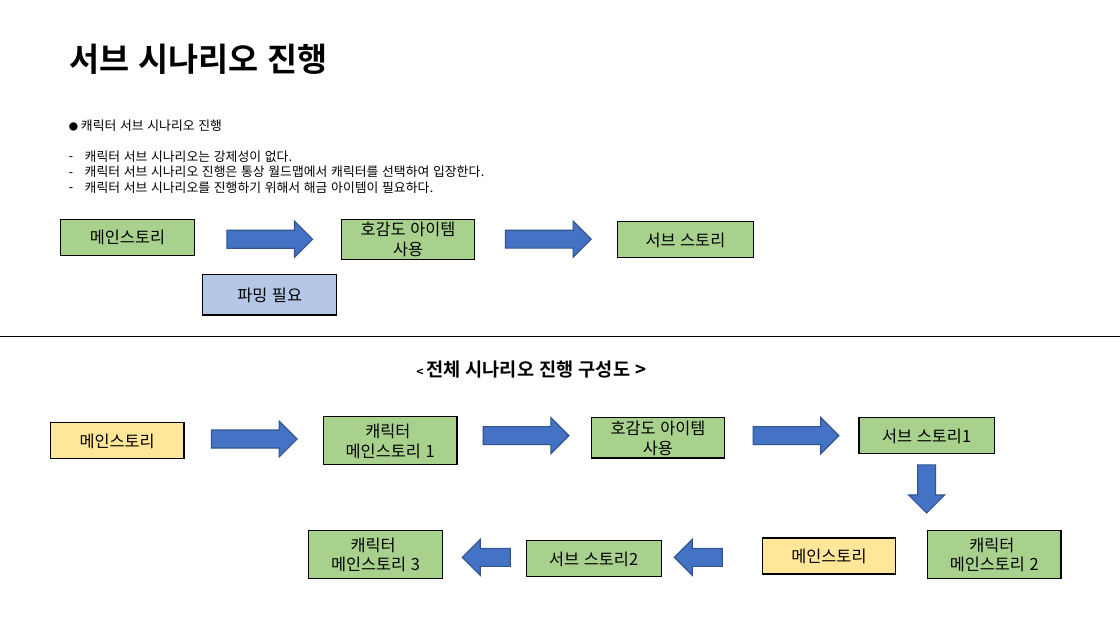
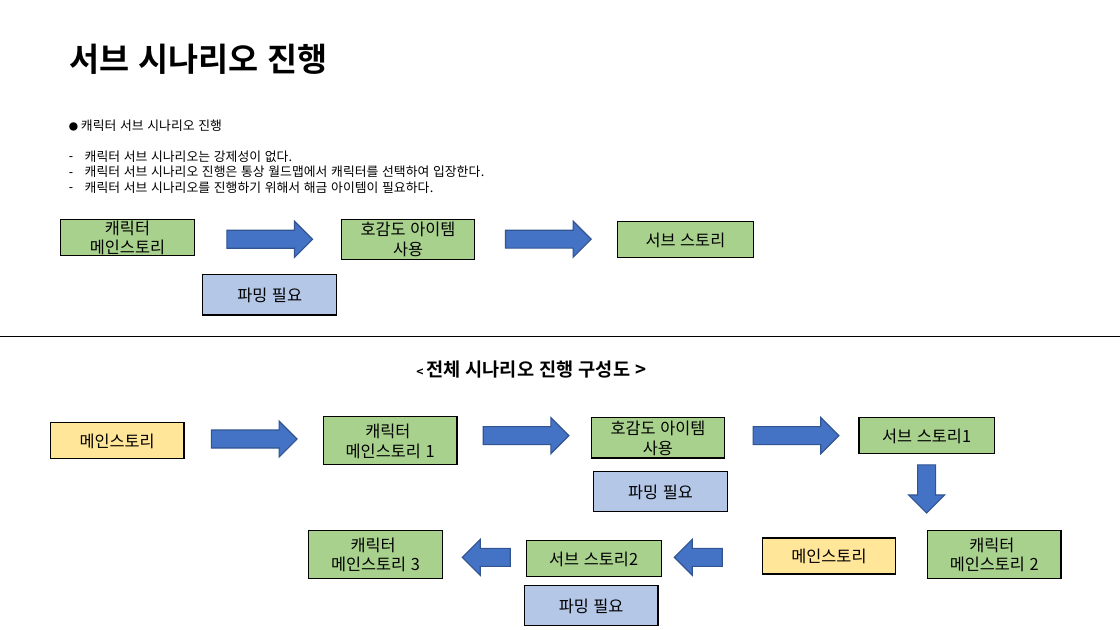
Before and after one commit to 223tt/Last-Night, a slide deck: slide 19 of UI/UI_시스템 기획서_V.1.1.7.pptx. Drawn at 1120x630 pixels with LibreOffice and Linux fonts; fonts in the diff are those of the drawing. Boxes give left, top, right and bottom in pixels: in the first picture for what was removed or moved away, otherwise in the second. Text is boxed around its words. In the diff, an @@ line names an element or a change of style, - is before the commit and + after.

```diff
--- a/UI/UI_시스템 기획서_V.1.1.7.pptx
+++ b/UI/UI_시스템 기획서_V.1.1.7.pptx
@@ text in rectangle at (x1=105, y1=217, x2=150, y2=236): paragraph added @@
+캐릭터
@@ rectangle added at (x1=594, y1=472, x2=728, y2=513), fill #B4C7E7, outline #000000 1 pt, 14 pt, text #000000 @@
+파밍 필요
@@ rectangle added at (x1=524, y1=586, x2=658, y2=626), fill #B4C7E7, outline #000000 1 pt, 14 pt, text #000000 @@
+파밍 필요
```
Also in this commit, not shown: 3 other slides changed, 1 slide added, 3 other files.
